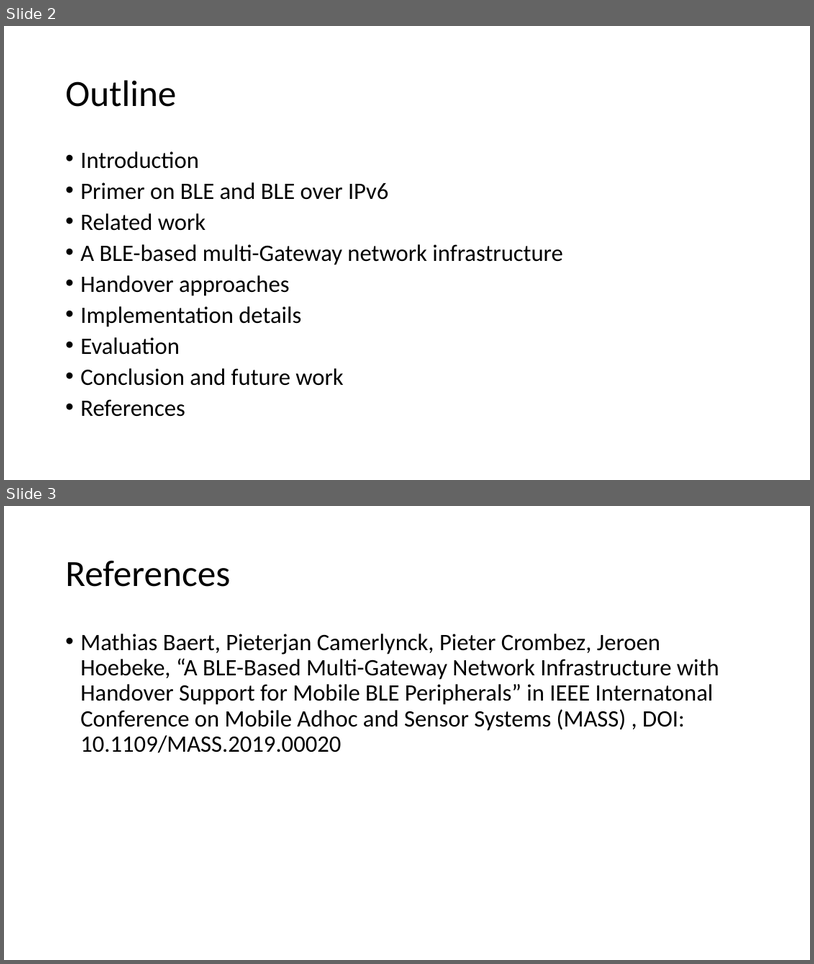
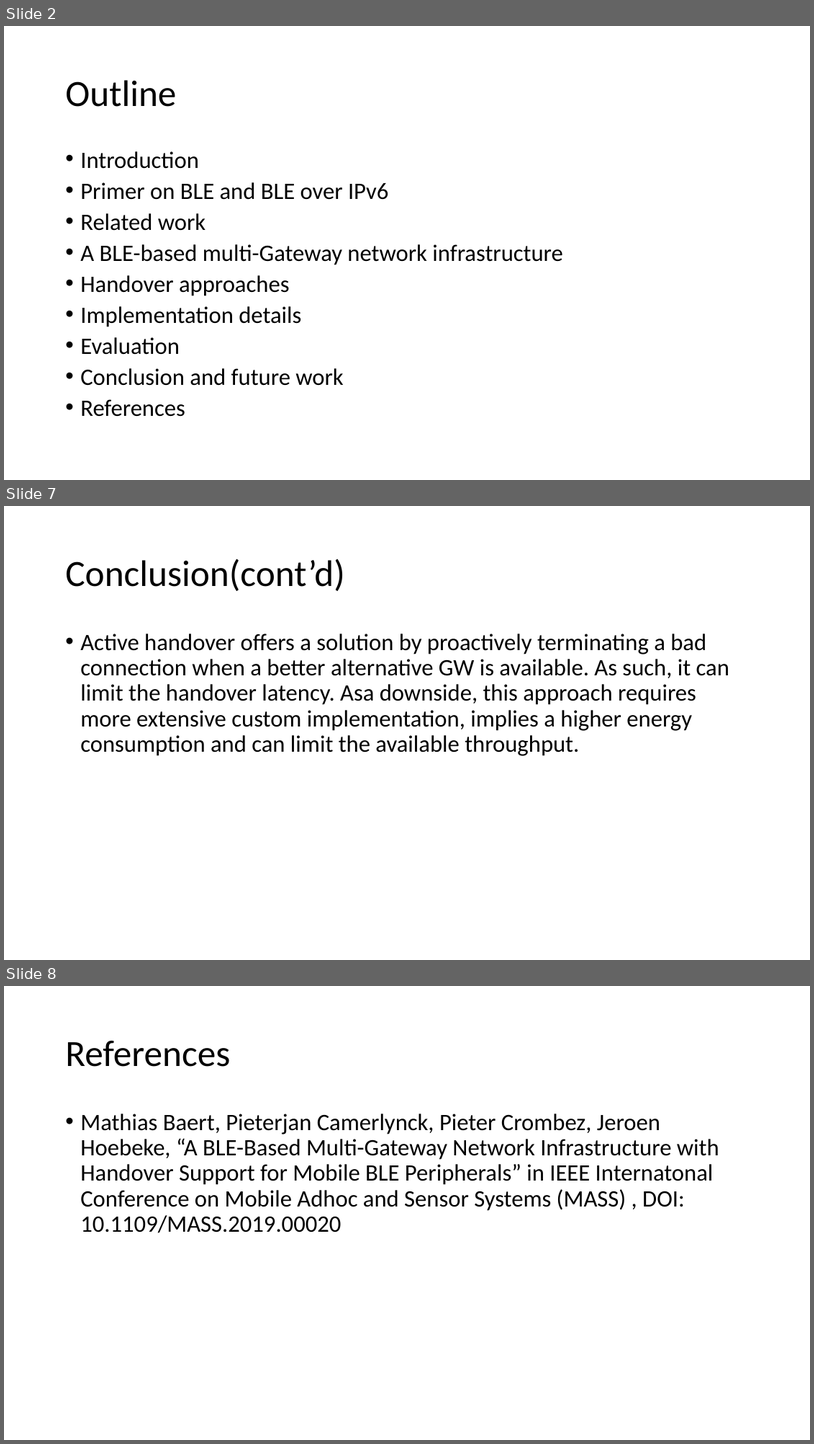
Before and after one commit to EKOISMYLOVE/NTUT_GM_PPT, a slide deck: A BLE-based multi-gateway network infrastructure with handover support for mobile BLE peripherals.pptx. Shown one above the other, each under a label of ours: slides 2 and 3 before the commit, slides 2, 7 and 8 after it; the slides between them are not shown. The pictures are 814x964 and 814x1444 pixels, drawn with LibreOffice and Linux fonts; fonts in the diff are those of the drawing. Boxes give left, top, right and bottom in pixels: in the first picture for what was removed or moved away, otherwise in the second. Text is boxed around its words. In the diff, an @@ line names an element or a change of style, - is before the commit and + after.

Commit message:
Conclusion

```diff
--- a/A BLE-based multi-gateway network infrastructure with handover support for mobile BLE peripherals.pptx
+++ b/A BLE-based multi-gateway network infrastructure with handover support for mobile BLE peripherals.pptx
@@ slide 7 added at [4, 506, 810, 960], background #FFFFFF @@
@@ title added at [65, 559, 345, 591], 44 pt, text #000000 @@
+Conclusion(cont’d)
@@ text added at [80, 633, 730, 756], 28 pt, text #000000 @@
+• Active handover offers a solution by proactively terminating a bad connection when a better alternative GW is available. As such, it can limit the handover latency. Asa downside, this approach requires more extensive custom implementation, implies a higher energy consumption and can limit the available throughput.
@@ what was slide 3 is now slide 8 @@
```
Also in this commit, not shown: 4 other slides added.
